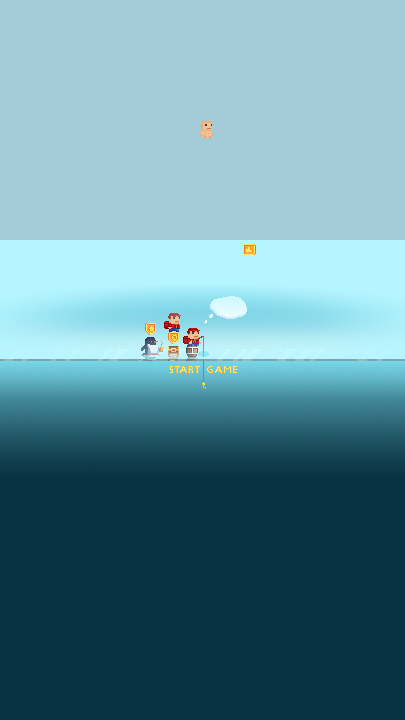
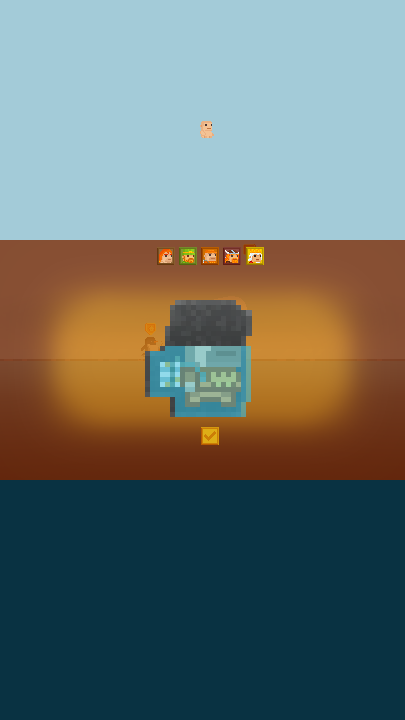
Layer changes from the first 405px x 720px image to the second:
added group "Иконки" with 15 layers above "Кнопка выбора" over <box>157,247,264,265</box>
added group "Иконка" (1st of 5, in "Иконки") with 2 layers in group "Иконки" over <box>246,247,264,265</box>
added layer "Рамка" (1st of 9, in "Иконки" › "Иконка") in group "Иконка" over <box>246,247,264,265</box>
added group "Иконка" (2nd of 5, in "Иконки") with 2 layers in group "Иконки" over <box>201,247,219,265</box>
added layer "Рамка" (2nd of 9, in "Иконки" › "Иконка") in group "Иконка" over <box>201,247,219,265</box>
added group "Иконка" (3rd of 5, in "Иконки") with 2 layers in group "Иконки" over <box>223,247,241,265</box>
added layer "Рамка" (3rd of 9, in "Иконки" › "Иконка") in group "Иконка" over <box>223,247,241,265</box>
added group "Иконка" (4th of 5, in "Иконки") with 2 layers in group "Иконки" over <box>157,247,175,265</box>
added layer "Рамка" (4th of 9, in "Иконки" › "Иконка") in group "Иконка" over <box>157,247,175,265</box>
added group "Иконка" (5th of 5, in "Иконки") with 2 layers in group "Иконки" over <box>179,247,197,265</box>
added group "Доставщик" (2nd of 2) with 4 layers above "Фон меню персонажей" over <box>145,300,256,417</box>
added layer "Стадия 1" in group "Доставщик" over <box>150,382,251,417</box>
added layer "Стадия 2" in group "Доставщик" over <box>150,346,251,382</box>
added layer "Форма" in group "Доставщик" over <box>145,300,252,417</box>
added layer "Фон меню персонажей" (2nd of 2) (80%) above "Кнопка рекордов" over <box>0,240,405,480</box>
added group "Король" with 12 layers above "Доставщик 2" over <box>165,323,201,347</box>
added group "Стоит" with 5 layers in group "Король" over <box>165,323,184,346</box>
added group "Сидит" (1st of 3, in "Король") with 5 layers in group "Король" over <box>183,324,201,347</box>
hid group "Доставщик 2" (14 layers) over <box>164,313,201,346</box>
…and 32 more changes (23 added, 8 painted, 1 visibility)
